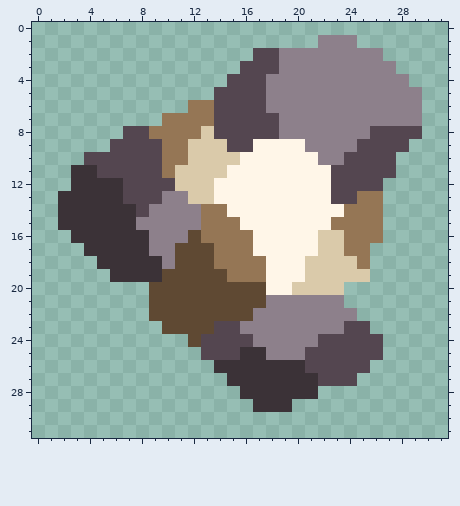
Two versions of one pixel-art sprite, sprites/Items/caterium.png. The picture above was drawn from the file before the commit.
The file is 32x32 pixels.
After the commit:
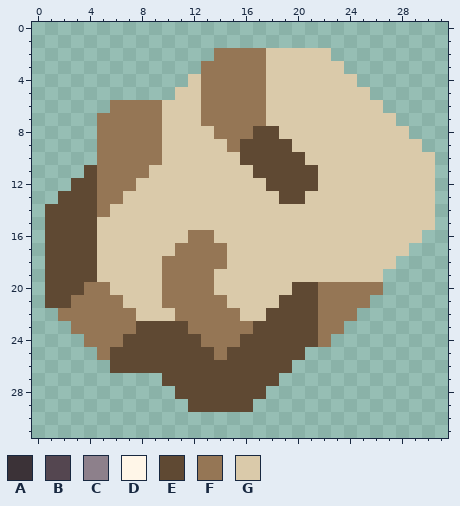
Palette (. is transparent): A #3b3237  B #544650  C #8d808b  D #fff6e8  E #5f4933  F #957655  G #dacaaa
Changes in this commit:
Changed rows in their new state; - is an unchanged pixel.
first column x 1:
 1 ---------------------...------
 2 -------------FFFFGGGGG....----
 3 ------------FFFFFGGGGGG....---
 4 -----------GFFFFFGGGGGGG....--
 5 ----------GGFFFFFGGGGGGGG....-
 6 -----FFFFGGG-FFFFGGGGGGGGG...-
 7 ----FFFFFGGG-FFFFGGGGGGGGGG..-
 8 ----FFFF-GGG-FFFEEGGGGGGGGGG.-
 9 ----FFFFFGG---FEEEEGGGGGGGGGG-
10 ---.FFFFFGG----EEEEEGGGGGGGGGG
11 --.EFFFFGG----GGEEEEEGGGGGGGGG
12 --EEFFFGGG---GGGGEEEEGGGGGGGGG
13 -EEEFFGGGGG--GGGGGEEGGGGGGGGGG
14 EEEEFGGGGGGGGGGGGGGGGGGGGGGGGG
15 EEEEGGGGGGGGGGGGGGGGGGGGGGGGGG
16 EEEEGGGGGGGF-GGGGGGGG--GGGGGG-
17 EEEEGGGGGGFFF-GGGGGGG--GGGGG--
18 EEEEGGGGGFFFF-GGGGGG----GGG---
19 EEEEGGGGGFFFFGGGGGGG-----G----
20 EEEFFGGGGFFFFGGGGGGEEFFFFF----
21 EEFFFFGGGFFFFFGGGGEEEFFFF-----
22 -FFFFFFGGGFFFFFGGEEEEFFF------
23 --FFFFFEE--FFFFFEEEEEFF..-----
24 ---FFFEEEEE-FFFEEEEEEF....----
25 ----FEEEEEEEEFEEEEEE......----
26 -----EEEEEEEEEEEEEE......-----
27 ---------EEEEEEEEE......------
28 ----------EEEEEEE....---------
29 -----------EEEEE...-----------
Where, in picture pixels (left, top, right, bottom), the same in both pictures:
changed: (45, 35, 435, 412)
